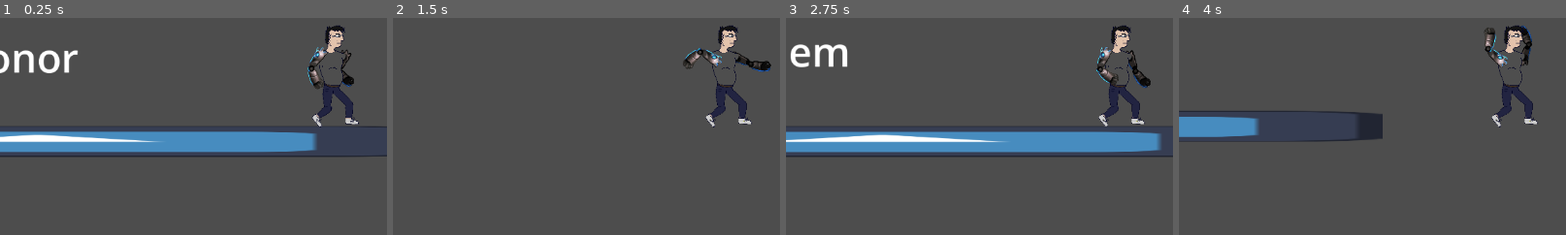
Above: before the commit, frames 1-4 (left to right).
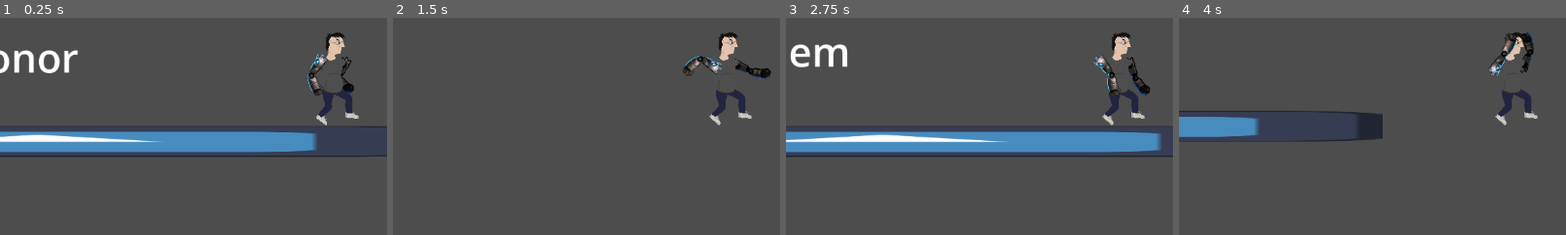
Above: after the commit, the same moments.

Repository: Birbhammer/Tuggers
Game: Godot game, scene res://Levels/test_world.tscn
The game is run twice, just before and just after one commit, with the same random seed, the same clock (stepped at 60 frames per second) and the same inputs. The engine's default icon, where the game draws it, is replaced by a stand-in: a white triangle on a blue panel in a dark square.
Inputs:
- Up to frame 1 (0.25 s): no input
- Up to frame 2 (1.5 s): hold D (Right1) from 0.53 s (still down); tap Space (Jump1) at 0.77 s
- Up to frame 3 (2.75 s): tap Space (Jump1) at 1.52 s; release D (Right1) at 2.03 s; hold A (Left1) from 2.03 s (still down)
- Up to frame 4 (4 s): release A (Left1) at 2.78 s; hold D (Right1) from 2.78 s (still down); tap Space (Jump1) at 3.02, 3.77 s
The pictures show only the part of the screen within x 7-57%, y 36-86%; the shares and areas given below are measured in that part.

The runs differ from the first frame. In frame 1, 2.1% of the frame differs, in the area x 79-93%, y 3-51%; in frame 2, 2.4%, in the area x 74-98%, y 3-51%; in frame 3, 2.1%; in frame 4, 2.1%.

Commit message:
Set up skeleton for nerd

Diff:
--- a/Levels/test_world.tscn
+++ b/Levels/test_world.tscn
@@ -123,7 +123,7 @@
 zoom = Vector2(0.75, 0.75)
 
 [node name="Arms" type="Node2D" parent="LeftSide/Player1"]
-position = Vector2(0, -124)
+position = Vector2(0, -68)
 scale = Vector2(4, 4)
 
 [node name="ArmR" type="PinJoint2D" parent="LeftSide/Player1/Arms"]
--- a/TestAssets/nerd_body.tscn
+++ b/TestAssets/nerd_body.tscn
@@ -1,7 +1,9 @@
 [gd_scene load_steps=6 format=3 uid="uid://dawqqrx62ng5e"]
 
-[ext_resource type="Texture2D" uid="uid://dll40sfkhu02d" path="res://Visual Assets/Virgin/Virgin1-partsSheet2.0.png" id="1_a1rp7"]
-[ext_resource type="Texture2D" uid="uid://bkw68ongbhc5r" path="res://Visual Assets/Virgin/Virgin1-partsSheet.png" id="1_wcn26"]
+[ext_resource type="Texture2D" uid="uid://kjf5bqhn1rq1" path="res://Visual Assets/Virgin/Virgin2/Virgin2-partsSheet.png" id="1_wcn26"]
+
+[sub_resource type="BoxMesh" id="BoxMesh_wcn26"]
+size = Vector3(50000, 500000, 1)
 
 [sub_resource type="SkeletonModification2DCCDIK" id="SkeletonModification2DCCDIK_a1rp7"]
 target_nodepath = NodePath("../IKTargets/FootRTarget")
@@ -10,12 +12,20 @@
 joint_data/0/bone_index = 2
 joint_data/0/bone2d_node = NodePath("Chest/LegR")
 joint_data/0/rotate_from_joint = false
-joint_data/0/enable_constraint = false
+joint_data/0/enable_constraint = true
+joint_data/0/constraint_angle_min = -260.425
+joint_data/0/constraint_angle_max = 275.745
+joint_data/0/constraint_angle_invert = true
+joint_data/0/constraint_in_localspace = true
 joint_data/0/editor_draw_gizmo = true
 joint_data/1/bone_index = 3
 joint_data/1/bone2d_node = NodePath("Chest/LegR/ShinR")
 joint_data/1/rotate_from_joint = false
-joint_data/1/enable_constraint = false
+joint_data/1/enable_constraint = true
+joint_data/1/constraint_angle_min = 173.815
+joint_data/1/constraint_angle_max = 360.0
+joint_data/1/constraint_angle_invert = true
+joint_data/1/constraint_in_localspace = true
 joint_data/1/editor_draw_gizmo = true
 
 [sub_resource type="SkeletonModification2DCCDIK" id="SkeletonModification2DCCDIK_vklcm"]
@@ -25,12 +35,20 @@
 joint_data/0/bone_index = 5
 joint_data/0/bone2d_node = NodePath("Chest/LegL")
 joint_data/0/rotate_from_joint = false
-joint_data/0/enable_constraint = false
+joint_data/0/enable_constraint = true
+joint_data/0/constraint_angle_min = -260.426
+joint_data/0/constraint_angle_max = 283.404
+joint_data/0/constraint_angle_invert = true
+joint_data/0/constraint_in_localspace = true
 joint_data/0/editor_draw_gizmo = true
 joint_data/1/bone_index = 6
 joint_data/1/bone2d_node = NodePath("Chest/LegL/ShinL")
 joint_data/1/rotate_from_joint = false
-joint_data/1/enable_constraint = false
+joint_data/1/enable_constraint = true
+joint_data/1/constraint_angle_min = 153.251
+joint_data/1/constraint_angle_max = 337.021
+joint_data/1/constraint_angle_invert = true
+joint_data/1/constraint_in_localspace = true
 joint_data/1/editor_draw_gizmo = true
 
 [sub_resource type="SkeletonModificationStack2D" id="SkeletonModificationStack2D_w8vh2"]
@@ -43,59 +61,63 @@
 
 [node name="Body" type="Node2D" parent="."]
 
+[node name="MeshInstance2D" type="MeshInstance2D" parent="Body"]
+visible = false
+mesh = SubResource("BoxMesh_wcn26")
+
 [node name="FootR" type="Polygon2D" parent="Body"]
-position = Vector2(-580.011, 2334.01)
-rotation = 0.920863
-scale = Vector2(1, 1)
+position = Vector2(-440, 2269)
+rotation = 0.704233
+scale = Vector2(0.999971, 0.999971)
 offset = Vector2(-1700.87, -3938)
-texture = ExtResource("1_a1rp7")
-polygon = PackedVector2Array(1539.54, 3707.91, 2137.05, 3693.33, 2137.39, 4050.32, 1539.33, 4051.01)
-uv = PackedVector2Array(1717, 3034.52, 2314.62, 3043.78, 2300.72, 3400.5, 1703.1, 3377.34)
+texture = ExtResource("1_wcn26")
+polygon = PackedVector2Array(1629.26, 4031.25, 2157.62, 4023.59, 2138.48, 3839.82, 1904.93, 3732.61, 1843.67, 3774.73, 1625.43, 3786.21)
+uv = PackedVector2Array(1563.97, 4101.87, 2092.33, 4094.21, 2073.18, 3910.43, 1839.63, 3803.23, 1778.37, 3845.34, 1560.14, 3856.83)
 
 [node name="FootL" type="Polygon2D" parent="Body"]
-position = Vector2(641.996, 2424.04)
-rotation = 0.116241
-scale = Vector2(0.999999, 0.999999)
+position = Vector2(617, 2217)
+rotation = 0.101922
+scale = Vector2(0.999971, 0.999971)
 offset = Vector2(-3091, -3847)
-texture = ExtResource("1_a1rp7")
-polygon = PackedVector2Array(2895.69, 3703.29, 2943.66, 4020.71, 3540.58, 3968.7, 3499.21, 3741.31, 3208.91, 3598.02)
-uv = PackedVector2Array(2591.17, 3133.25, 2615.79, 3453.33, 3214.91, 3445.12, 3190.29, 3215.32, 2911.25, 3051.18)
+texture = ExtResource("1_wcn26")
+polygon = PackedVector2Array(2976.59, 3988.28, 3523.14, 3983.05, 3504.83, 3805.23, 3279.94, 3677.09, 2979.2, 3721.55)
+uv = PackedVector2Array(2608.29, 4139.21, 3154.84, 4133.98, 3136.53, 3956.15, 2911.64, 3828.02, 2610.91, 3872.47)
 
 [node name="LegL" type="Polygon2D" parent="Body"]
-position = Vector2(240, 1389)
-rotation = -0.369378
-scale = Vector2(1, 1)
+position = Vector2(125, 1281)
+rotation = -0.569682
+scale = Vector2(0.999971, 0.999971)
 offset = Vector2(-2786, -2059)
-texture = ExtResource("1_a1rp7")
-polygon = PackedVector2Array(2514.64, 1938.69, 3039.89, 1914.06, 3269.7, 2660.92, 2892.17, 2784.02)
-uv = PackedVector2Array(2142.39, 1547.09, 2667.64, 1522.47, 2897.44, 2269.32, 2519.92, 2392.43)
+texture = ExtResource("1_wcn26")
+polygon = PackedVector2Array(2538.65, 2051.64, 2911.71, 1888.86, 3264.41, 2736.7, 2918.49, 2852.01)
+uv = PackedVector2Array(2179.17, 2397.56, 2552.22, 2234.78, 2904.92, 3082.62, 2559, 3197.93)
 
 [node name="ShinL" type="Polygon2D" parent="Body"]
-position = Vector2(695.475, 1845.34)
-rotation = 0.116241
-scale = Vector2(0.999999, 0.999999)
+position = Vector2(662.185, 1637.61)
+rotation = 0.101922
+scale = Vector2(0.999971, 0.999971)
 offset = Vector2(-3082, -2940)
-texture = ExtResource("1_a1rp7")
-polygon = PackedVector2Array(2847.19, 2892.85, 3007.51, 2738.69, 3328.15, 2806.52, 3260.33, 3521.79, 2927.35, 3484.8)
-uv = PackedVector2Array(2529.05, 2441.7, 2689.37, 2287.55, 3010.01, 2355.37, 2942.18, 3070.65, 2609.21, 3033.65)
+texture = ExtResource("1_wcn26")
+polygon = PackedVector2Array(2866.59, 2865.16, 3265, 2795.67, 3292.8, 3495.21, 2959.24, 3513.74)
+uv = PackedVector2Array(2519.14, 3198.71, 2917.55, 3129.22, 2945.35, 3828.76, 2611.79, 3847.29)
 
 [node name="LegR" type="Polygon2D" parent="Body"]
-position = Vector2(-76, 1416)
-rotation = 0.2321
-scale = Vector2(0.999999, 0.999999)
+position = Vector2(-63, 1254)
+rotation = 0.150527
+scale = Vector2(0.999966, 0.999966)
 offset = Vector2(-1678, -2063)
-texture = ExtResource("1_a1rp7")
-polygon = PackedVector2Array(1459.65, 2236.51, 1666.02, 2691.36, 1939.77, 2687.15, 1838.69, 1992.23, 1779.73, 1937.48, 1666.01, 1916.43, 1543.88, 1916.43, 1497.55, 1937.48, 1455.44, 2013.29, 1442.8, 2084.89)
-uv = PackedVector2Array(1505.97, 1857.47, 1712.34, 2312.32, 1986.09, 2308.11, 1885.02, 1613.19, 1826.05, 1558.44, 1712.34, 1537.39, 1590.21, 1537.39, 1543.88, 1558.44, 1501.76, 1634.25, 1489.13, 1705.85)
+texture = ExtResource("1_wcn26")
+polygon = PackedVector2Array(1352.87, 2263.5, 1539.4, 1920.29, 1927.38, 1912.83, 1994.53, 2845.46, 1666.24, 2890.23)
+uv = PackedVector2Array(1233.5, 2614.17, 1420.02, 2270.96, 1808, 2263.5, 1875.15, 3196.13, 1546.86, 3240.9)
 
 [node name="ShinR" type="Polygon2D" parent="Body"]
-position = Vector2(-92.3649, 2028.66)
-rotation = 0.920863
-scale = Vector2(1, 1)
+position = Vector2(-29.3935, 1865.99)
+rotation = 0.704233
+scale = Vector2(0.999971, 0.999971)
 offset = Vector2(-1791, -3157.85)
-texture = ExtResource("1_a1rp7")
-polygon = PackedVector2Array(1556.01, 2982.76, 1971.11, 2939.06, 1949.26, 3638.18, 1610.62, 3605.41)
-uv = PackedVector2Array(1663.19, 2381.95, 2078.3, 2338.26, 2056.45, 3037.38, 1717.81, 3004.61)
+texture = ExtResource("1_wcn26")
+polygon = PackedVector2Array(1627.26, 3688.41, 1886.15, 3688.41, 1995.46, 3205.15, 1894.78, 3058.44, 1653.15, 3144.74)
+uv = PackedVector2Array(1535.21, 3846.62, 1794.1, 3846.62, 1903.41, 3363.36, 1802.73, 3216.65, 1561.1, 3302.95)
 
 [node name="ArmL" type="Polygon2D" parent="Body"]
 rotation = 1.3747
@@ -123,16 +145,16 @@
 [node name="Chest" type="Polygon2D" parent="."]
 position = Vector2(81, 581)
 offset = Vector2(-673, -1925)
-texture = ExtResource("1_a1rp7")
-polygon = PackedVector2Array(-238.308, 1369.89, 679.285, 1074.95, 1323.78, 1424.51, 1014.69, 3012.09, 177.556, 2979.26)
-uv = PackedVector2Array(-106.994, 1231.94, 810.6, 936.996, 1455.1, 1286.56, 1146, 2874.14, 308.871, 2841.31)
+texture = ExtResource("1_wcn26")
+polygon = PackedVector2Array(-56.1007, 1643.44, 43.2055, 1444.82, 765.435, 1336.49, 1216.83, 1589.27, 1036.27, 2952.48, 178.625, 2780.95)
+uv = PackedVector2Array(-29.0171, 1381.63, 70.2891, 1183.02, 792.519, 1074.68, 1243.91, 1327.46, 1063.36, 2690.67, 205.708, 2519.14)
 
 [node name="Head" type="Polygon2D" parent="."]
-position = Vector2(2, -54)
+position = Vector2(30, 104)
 offset = Vector2(-421, -1061)
-texture = ExtResource("1_a1rp7")
-polygon = PackedVector2Array(187.331, 1130.94, 686.789, 1118.6, 1001.26, 619.146, 988.93, 95.0229, 138.001, 51.8598, 20.8435, 847.294)
-uv = PackedVector2Array(14.6785, 1069.28, 514.137, 1056.94, 828.611, 557.485, 816.278, 33.3613, -34.6519, -9.80176, -151.809, 785.632)
+texture = ExtResource("1_wcn26")
+polygon = PackedVector2Array(435.392, 1279.9, 84.1642, 1131.18, 207.446, 170.721, 981.111, 115.128, 916.253, 1074.1)
+uv = PackedVector2Array(287.145, 1154.81, -64.083, 1006.09, 59.1985, 45.6375, 832.864, -9.95518, 768.006, 949.018)
 
 [node name="Skeleton2D" type="Skeleton2D" parent="."]
 position = Vector2(81, 579)
@@ -142,14 +164,16 @@
 rest = Transform2D(1, 0, 0, 1, 0, 0)
 
 [node name="Head" type="Bone2D" parent="Skeleton2D/Chest"]
-position = Vector2(-79, -633)
+position = Vector2(-51, -475)
 rest = Transform2D(1, 0, 0, 1, -82, -584)
 
 [node name="RemoteTransform2D" type="RemoteTransform2D" parent="Skeleton2D/Chest/Head"]
 remote_path = NodePath("../../../../Head")
 
 [node name="LegR" type="Bone2D" parent="Skeleton2D/Chest"]
-position = Vector2(-157, 837)
+position = Vector2(-144, 675)
+rotation = 0.086688
+scale = Vector2(0.99997, 0.99997)
 rest = Transform2D(1, 0, 0, 1, -157, 837)
 metadata/_local_pose_override_enabled_ = true
 
@@ -175,7 +199,9 @@
 remote_path = NodePath("../../../../../../Body/FootR")
 
 [node name="LegL" type="Bone2D" parent="Skeleton2D/Chest"]
-position = Vector2(159, 810)
+position = Vector2(44, 702)
+rotation = 0.107645
+scale = Vector2(0.999996, 0.999996)
 rest = Transform2D(1, 0, 0, 1, 159, 810)
 metadata/_local_pose_override_enabled_ = true
 
@@ -203,9 +229,9 @@
 [node name="IKTargets" type="Node2D" parent="."]
 
 [node name="FootRTarget" type="Node2D" parent="IKTargets"]
-position = Vector2(-580, 2334)
+position = Vector2(-440, 2269)
 
 [node name="FootLTarget" type="Node2D" parent="IKTargets"]
-position = Vector2(642, 2424)
+position = Vector2(617, 2217)
 
 [node name="HeadTarget" type="Node2D" parent="IKTargets"]
